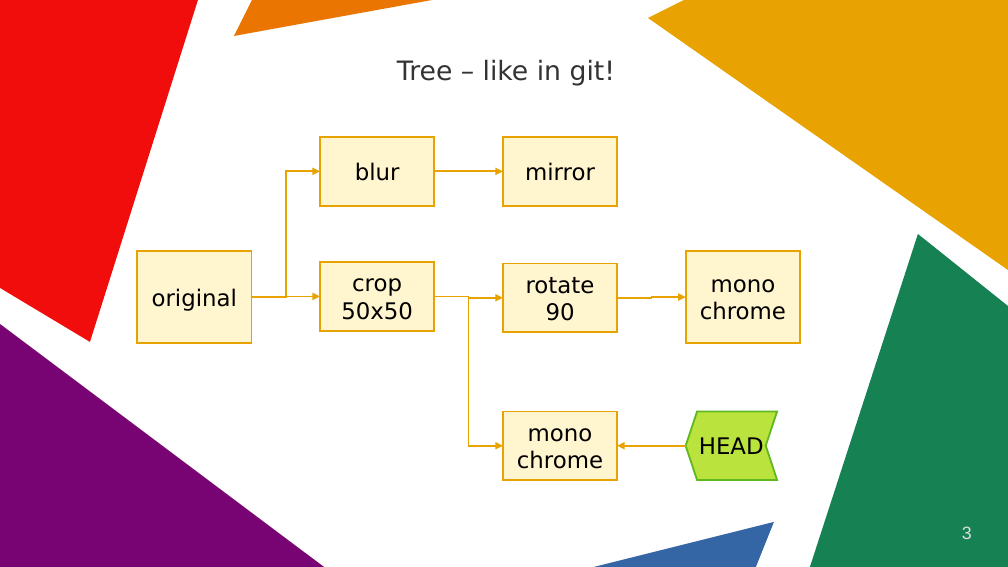
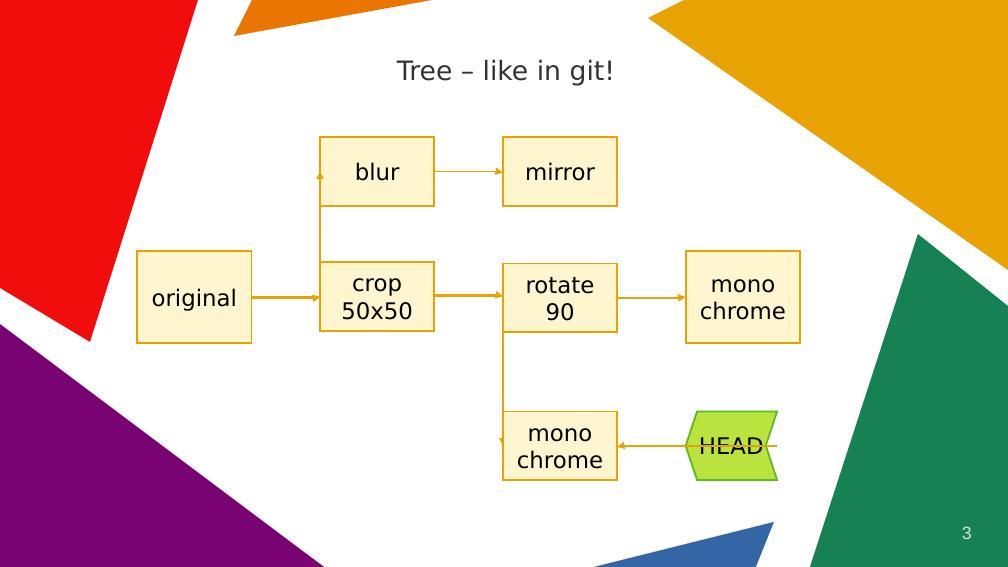
Before and after one commit to WhiteBlackGoose/tri, a slide deck: slide 3 of pres/Intermediate Presentation.odp. Drawn at 1008x567 pixels with LibreOffice and Linux fonts; fonts in the diff are those of the drawing. Boxes give left, top, right and bottom in pixels: in the first picture for what was removed or moved away, otherwise in the second. Text is boxed around its words. In the diff, an @@ line names an element or a change of style, - is before the commit and + after.

```diff
--- a/pres/Intermediate Presentation.odp
+++ b/pres/Intermediate Presentation.odp
@@ elbow arrow (252, 297) - (320, 172): route changed @@
@@ elbow arrow (252, 298) - (320, 297): route changed @@
@@ elbow arrow (434, 296) - (503, 446): route changed @@
@@ elbow arrow (434, 295) - (503, 296): route changed @@
@@ elbow arrow moved from (686, 446) - (617, 445) to (777, 445) - (617, 447) @@
```
Also in this commit, not shown: 3 other slides changed, 1 slide added, 1 slide removed.
